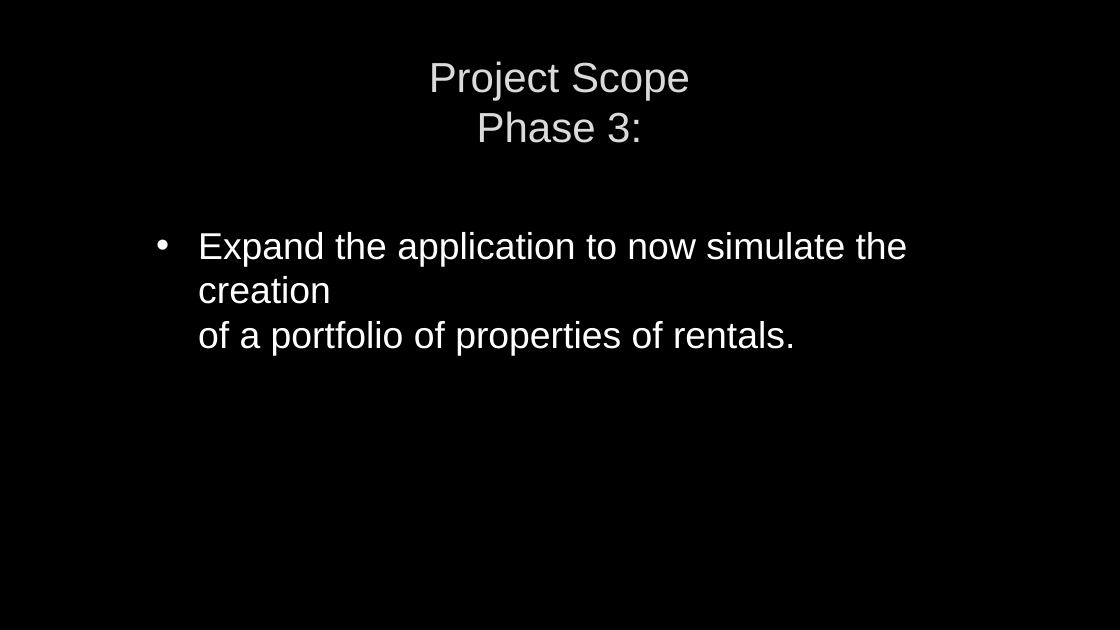
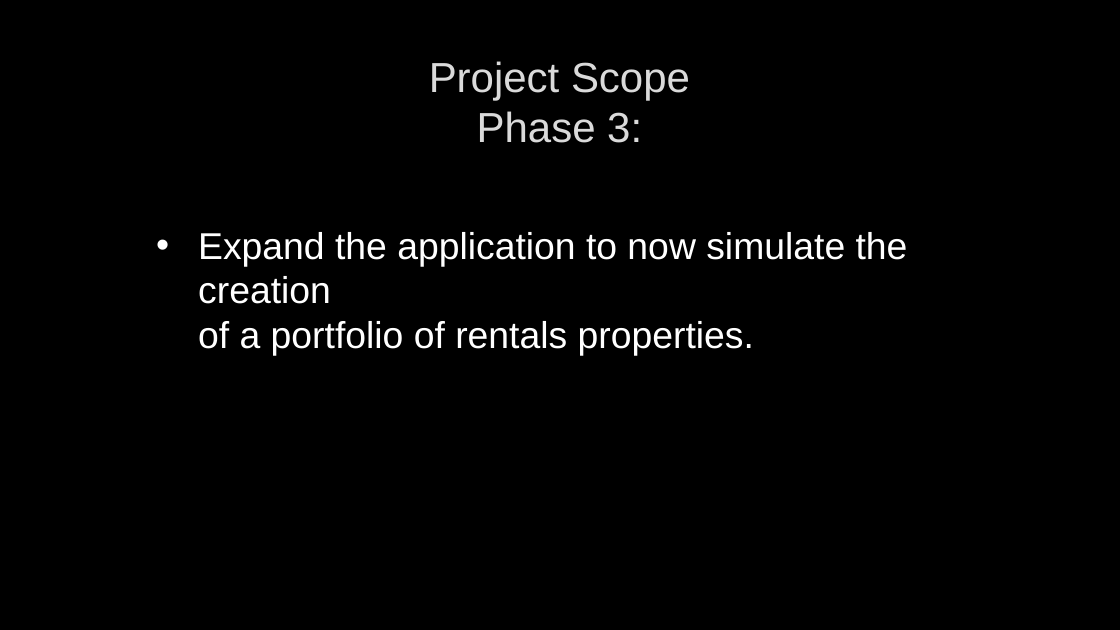
Before and after one commit to u13278012/IMPAKD, a slide deck: slide 6 of DEMO1/Property Investor Optimiser_Demo1.pptx. Drawn at 1120x630 pixels with LibreOffice and Linux fonts; fonts in the diff are those of the drawing; background and template pictures are left out. Boxes give left, top, right and bottom in pixels: in the first picture for what was removed or moved away, otherwise in the second. Text is boxed around its words. In the diff, an @@ line names an element or a change of style, - is before the commit and + after.

Commit message:
corrected my slide for the demo

```diff
--- a/DEMO1/Property Investor Optimiser_Demo1.pptx
+++ b/DEMO1/Property Investor Optimiser_Demo1.pptx
@@ text at (198, 321, 754, 356): text changed @@
-of a portfolio of properties of rentals.
+of a portfolio of rentals properties.
```
